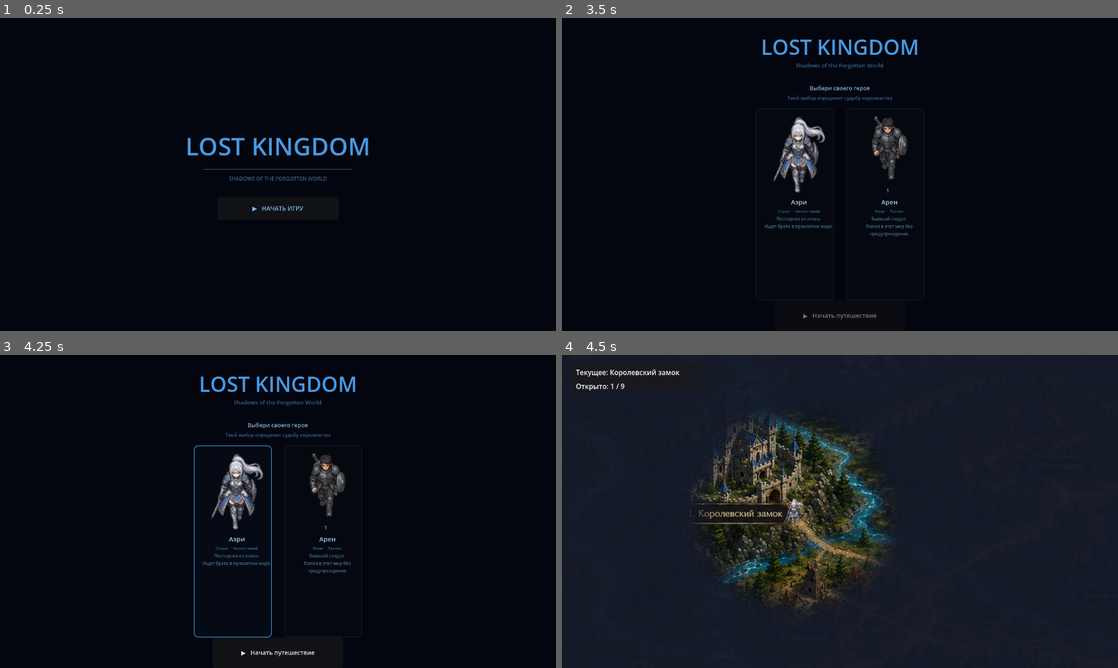
Above: before the commit, frames 1-4 (two rows, left to right).
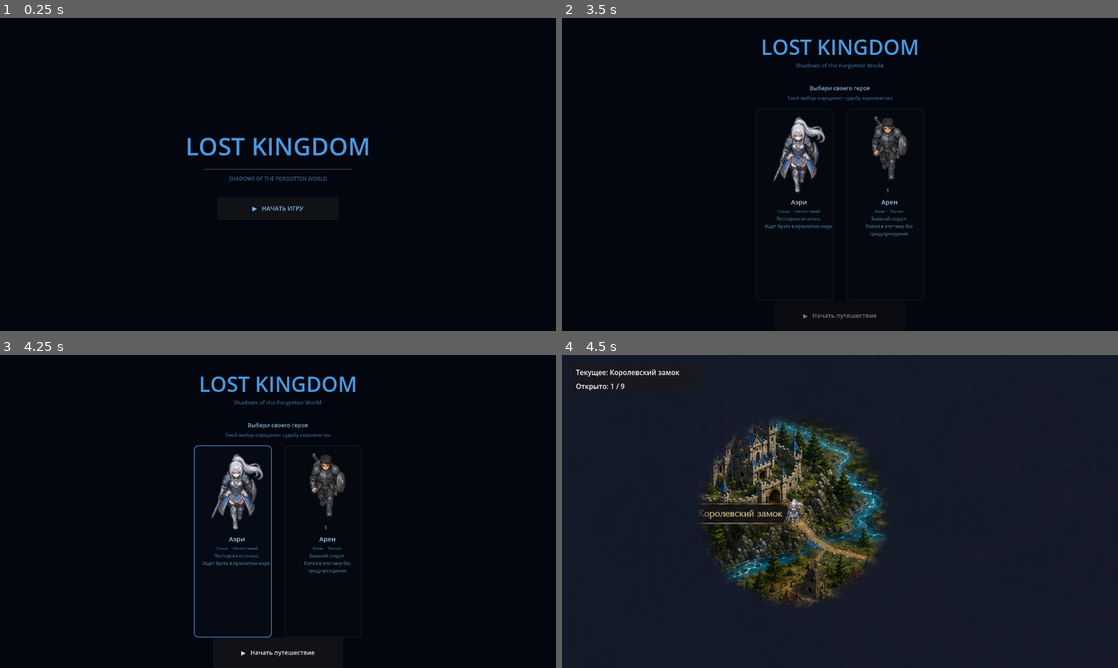
Above: after the commit, the same moments.

Repository: ikulikov99-tech/Lost-Kingdom
Game: Godot game, scene res://Splash.tscn
Two runs of this game, one before a commit and one after it. Both use one fixed random seed, a clock stepped at 60 frames per second and the inputs below.
Inputs (mouse positions are in pixels of both pictures, inside the frame that each line leads up to):
- Up to frame 1 (0.25 s): no input
- Up to frame 2 (3.5 s): click "▶ НАЧАТЬ ИГРУ" at 0.5 s; tap Enter at 1.25, 2.75 s; move the mouse to (962, 158) at 1.27 s; click (962, 158) at 1.42 s; tap Space at 2 s; move the mouse to (728, 190) at 2.02 s; click (728, 190) at 2.17 s; move the mouse to (895, 105) at 2.77 s; click (895, 105) at 2.92 s
- Up to frame 3 (4.25 s): tap Space at 3.5 s; move the mouse to (250, 574) at 3.52 s; click (250, 574) at 3.67 s
- Up to frame 4 (4.5 s): click "▶ Начать путешествие" at 4.25 s

Frames 1-3 are identical in both runs. In frame 4, 0.1% of the frame differs, in the area x 23-59%, y 19-82%.

Commit message:
visual: denser fog, sharper reveal edges, hide names behind fog
- fog_color alpha 0.95 → 0.98
- edge_soft 40 → 18 (sharper boundary, less bleed-through)
- reveal_r 160 → 135 (tighter permanent reveals; hero_reveal_r unchanged)
- location names hidden until discovered

Diff:
--- a/fog.gdshader
+++ b/fog.gdshader
@@ -41,11 +41,11 @@
 uniform vec2  rp8 = vec2(-99999.0, -99999.0);
 
 // Радиус видимости и мягкость края
-uniform float reveal_r    = 160.0;
-uniform float edge_soft   = 40.0;
+uniform float reveal_r    = 135.0;
+uniform float edge_soft   = 18.0;
 
 // Цвет тумана: серые облака с высокой прозрачностью в открытых зонах
-uniform vec4 fog_color : source_color = vec4(0.08, 0.10, 0.16, 0.95);
+uniform vec4 fog_color : source_color = vec4(0.08, 0.10, 0.16, 0.98);
 
 void fragment() {
 	// SCREEN_UV: (0,0)=верхний левый, (1,1)=нижний правый
@@ -75,7 +75,7 @@
 	if (trail_count > 6) min_perm_d = min(min_perm_d, distance(world_pos, tp6));
 	if (trail_count > 7) min_perm_d = min(min_perm_d, distance(world_pos, tp7));
 
-	// Текущая позиция героя (движется с ним, не location unlock)
+	// Текущая позиция героя (движется вместе с ним, не location unlock)
 	float hero_d = distance(world_pos, hero_pos);
 
 	float fog_perm  = smoothstep(reveal_r - edge_soft, reveal_r + edge_soft, min_perm_d);
